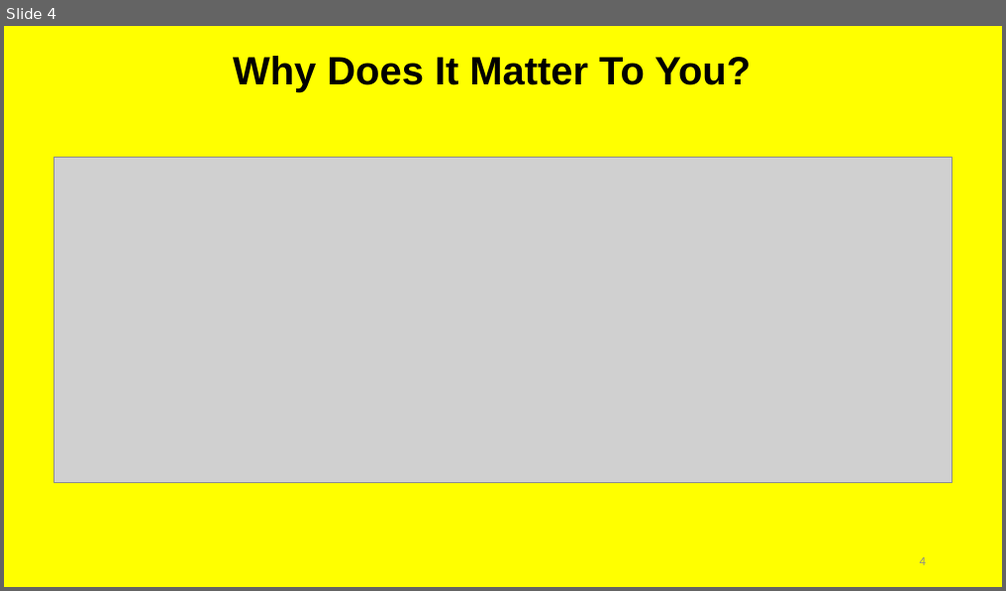
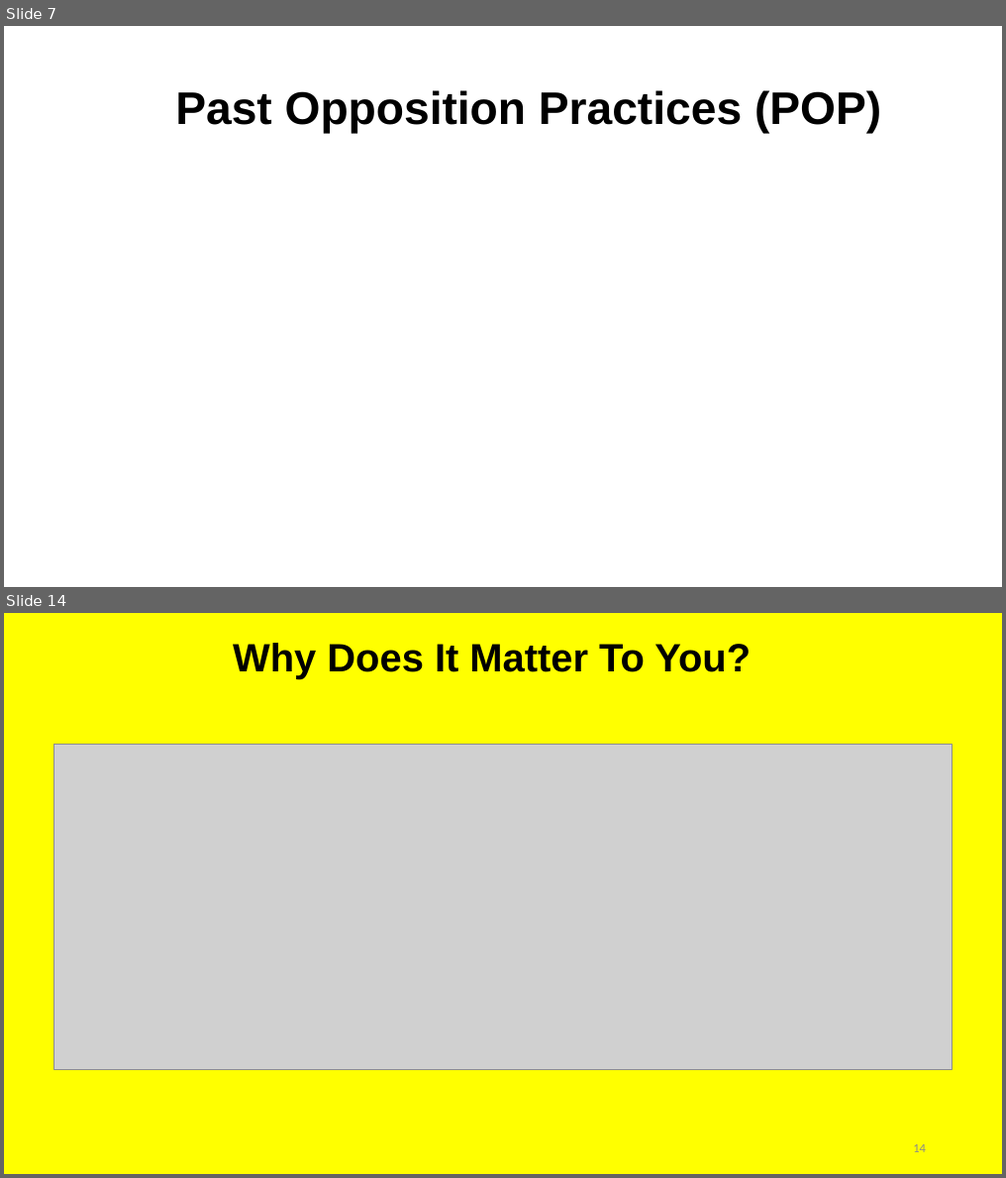
Before and after one commit to irregularchat/Counter_Malign_Information_Training, a slide deck: Counter_Malign_Information/4-Implement-For_Instructors/Lesson_Plans/Lesson_05-Identify_Malign_Information/Audio_Visual-Identify_Misinformation/Instructor-Lesson_Slide-Identify_Misinformation.pptx. Shown one above the other, each under a label of ours: slide 4 before the commit, slides 7 and 14 after it; the slides between them are not shown. The pictures are 1006x591 and 1006x1178 pixels, drawn with LibreOffice and Linux fonts; fonts in the diff are those of the drawing; grey boxes stand for pictures. Boxes give left, top, right and bottom in pixels: in the first picture for what was removed or moved away, otherwise in the second. Text is boxed around its words. In the diff, an @@ line names an element or a change of style, - is before the commit and + after.

```diff
--- a/Counter_Malign_Information/4-Implement-For_Instructors/Lesson_Plans/Lesson_05-Identify_Malign_Information/Audio_Visual-Identify_Misinformation/Instructor-Lesson_Slide-Identify_Misinformation.pptx
+++ b/Counter_Malign_Information/4-Implement-For_Instructors/Lesson_Plans/Lesson_05-Identify_Malign_Information/Audio_Visual-Identify_Misinformation/Instructor-Lesson_Slide-Identify_Misinformation.pptx
@@ slide 7 added at (x1=4, y1=26, x2=1002, y2=587), background #FFFFFF @@
@@ title added at (x1=175, y1=90, x2=881, y2=134), 44 pt, text #000000, bold @@
+Past Opposition Practices (POP)
@@ what was slide 4 is now slide 14 @@
@@ page number at (x1=913, y1=1145, x2=926, y2=1153): text changed @@
-4
+14
```
Also in this commit, not shown: 1 slide changed, 11 other slides added, 2 slides removed, 1 other file.
